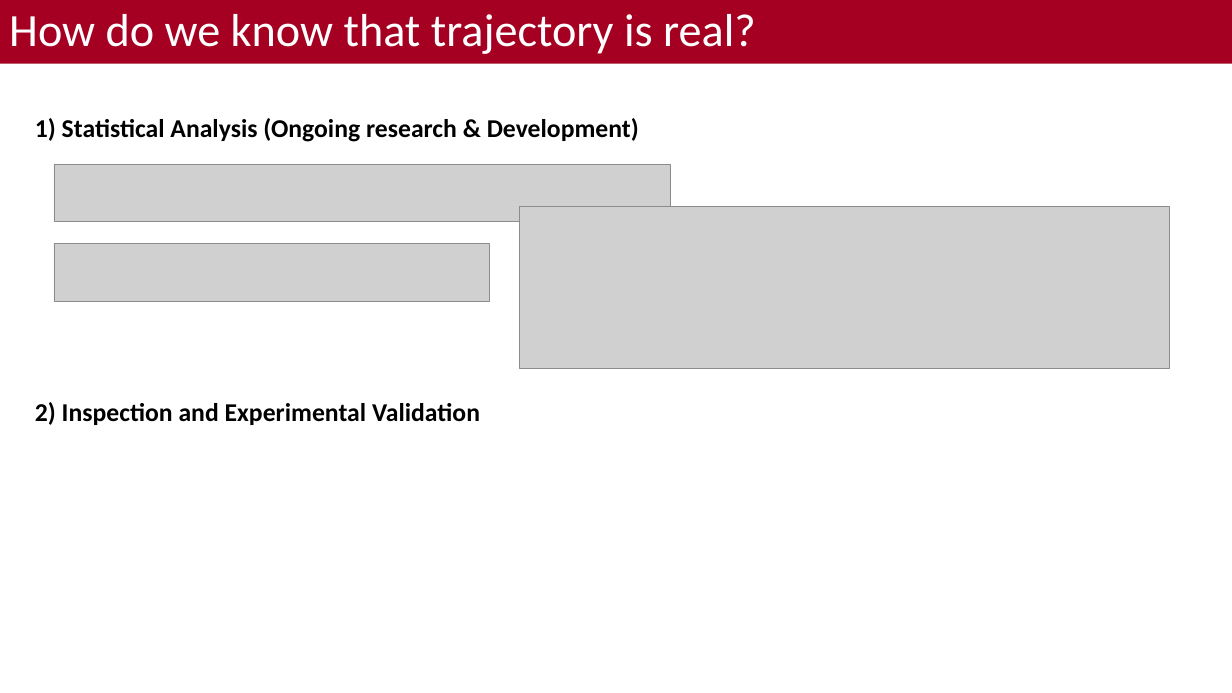
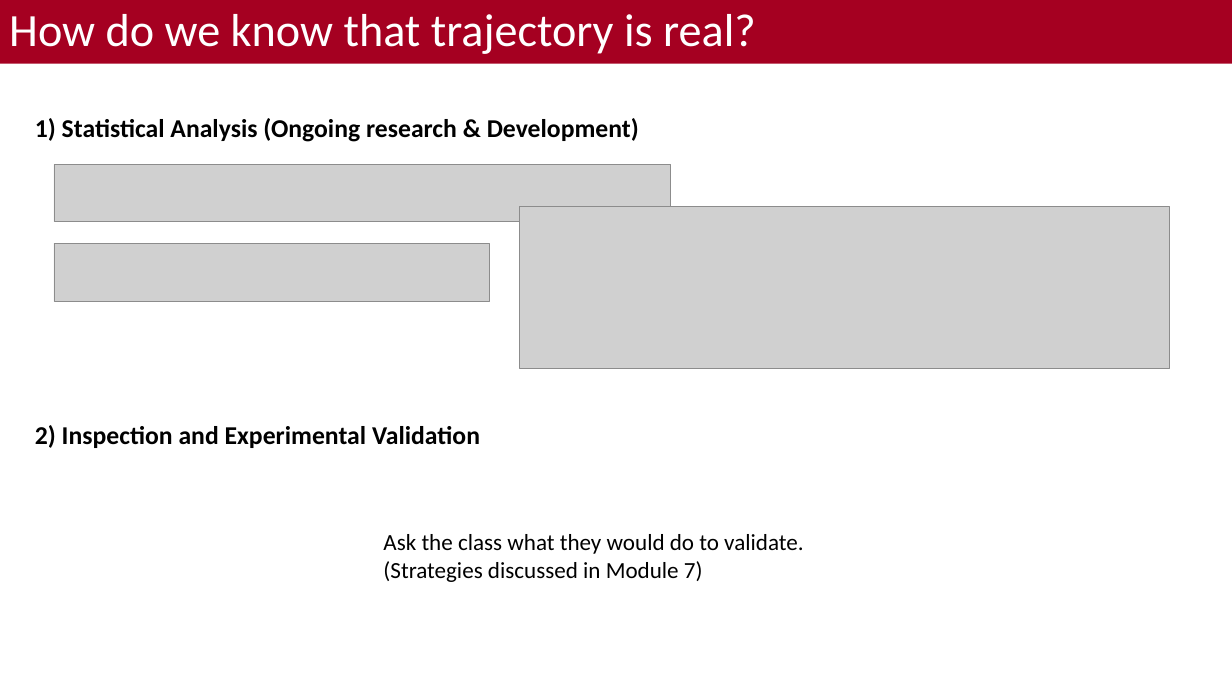
Before and after one commit to bacorli2/scrna_workshop, a slide deck: slide 17 of M6_Monocle_Pseudotime/M6_Monocle_Timeseries.pptx. Drawn at 1232x693 pixels with LibreOffice and Linux fonts; fonts in the diff are those of the drawing; grey boxes stand for pictures; background and template pictures are left out. Boxes give left, top, right and bottom in pixels: in the first picture for what was removed or moved away, otherwise in the second. Text is boxed around its words. In the diff, an @@ line names an element or a change of style, - is before the commit and + after.

Commit message:
Updates most module slides.

```diff
--- a/M6_Monocle_Pseudotime/M6_Monocle_Timeseries.pptx
+++ b/M6_Monocle_Pseudotime/M6_Monocle_Timeseries.pptx
@@ text "2) Inspection and Experimental Validation" moved from (x1=35, y1=402, x2=480, y2=425) to (x1=35, y1=425, x2=480, y2=448) @@
@@ text added at (x1=383, y1=534, x2=803, y2=582), 18 pt, text #000000 @@
+Ask the class what they would do to validate.
+(Strategies discussed in Module 7)
```
Also in this commit, not shown: 4 other slides changed, 2 other files.
